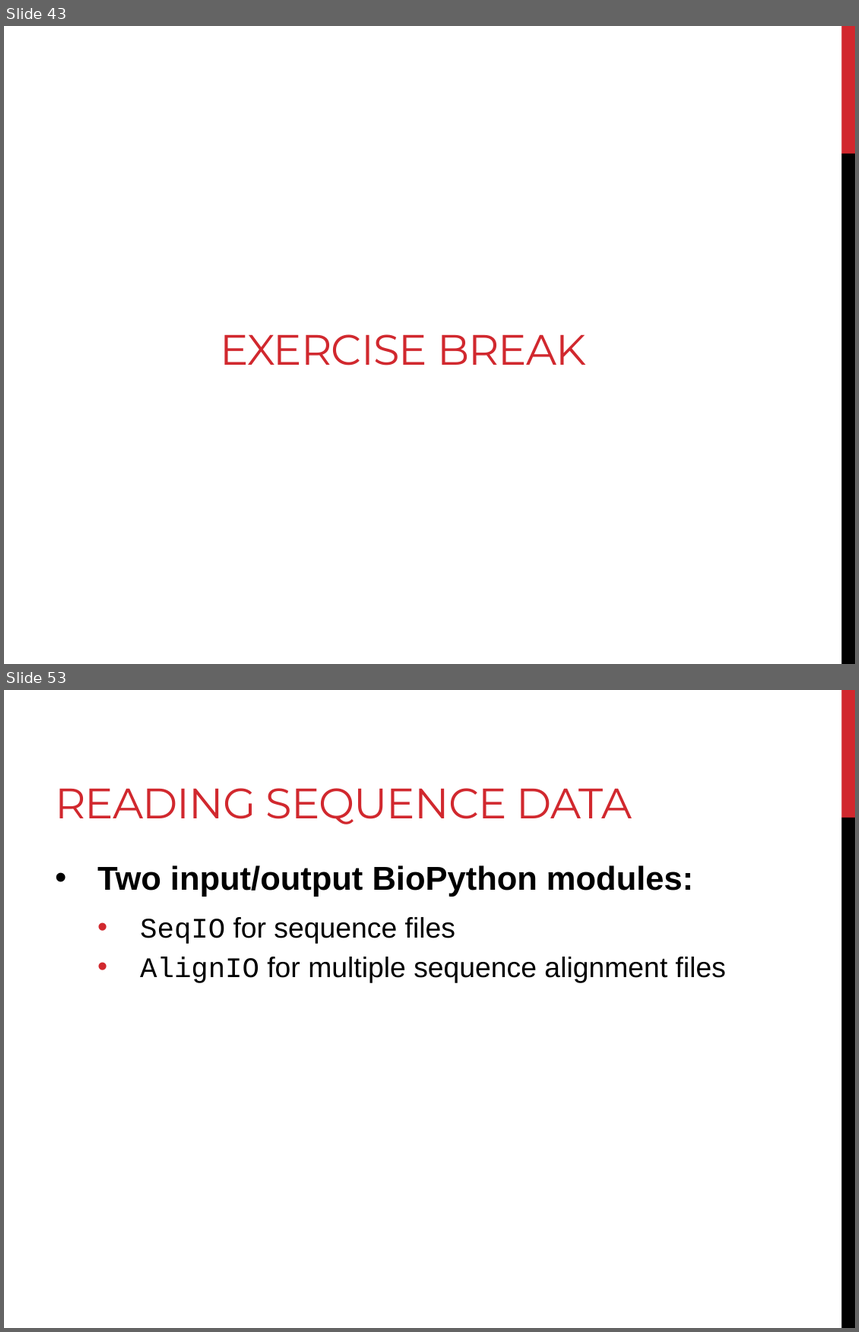
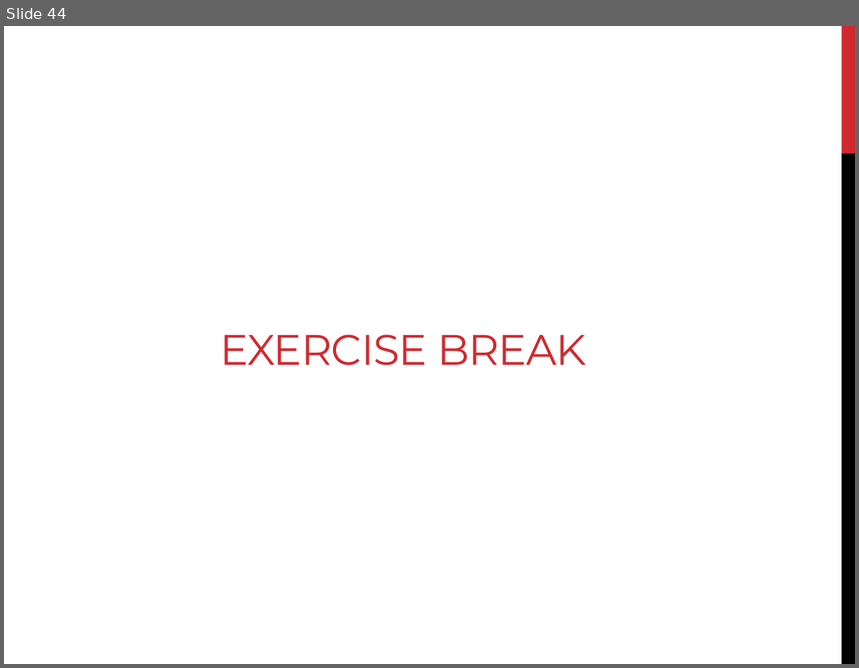
Before and after one commit to BjornFJohansson/ccbb_bigdata2015_python, a slide deck: slides/slides_day4.pptx. Shown one above the other, each under a label of ours: slides 43 and 53 before the commit, slide 44 after it; the slides between them are not shown. The pictures are 859x1332 and 859x668 pixels, drawn with LibreOffice and Linux fonts; fonts in the diff are those of the drawing. Boxes give left, top, right and bottom in pixels: in the first picture for what was removed or moved away, otherwise in the second. Text is boxed around its words. In the diff, an @@ line names an element or a change of style, - is before the commit and + after.

```diff
--- a/slides/slides_day4.pptx
+++ b/slides/slides_day4.pptx
@@ slide 53 removed at (x1=4, y1=690, x2=855, y2=1328), background #FFFFFF; not listed: 2 template elements that a slide beside it also shows @@
@@ title removed at (x1=55, y1=788, x2=632, y2=825) @@
-READING SEQUENCE DATA
@@ text removed at (x1=97, y1=866, x2=726, y2=983) @@
-• Two input/output BioPython modules:
-  • SeqIO for sequence files
-  • AlignIO for multiple sequence alignment files
@@ what was slide 43 is now slide 44 @@
```
Also in this commit, not shown: 6 slides changed, 5 slides added, 36 other slides removed, 1 other file.
